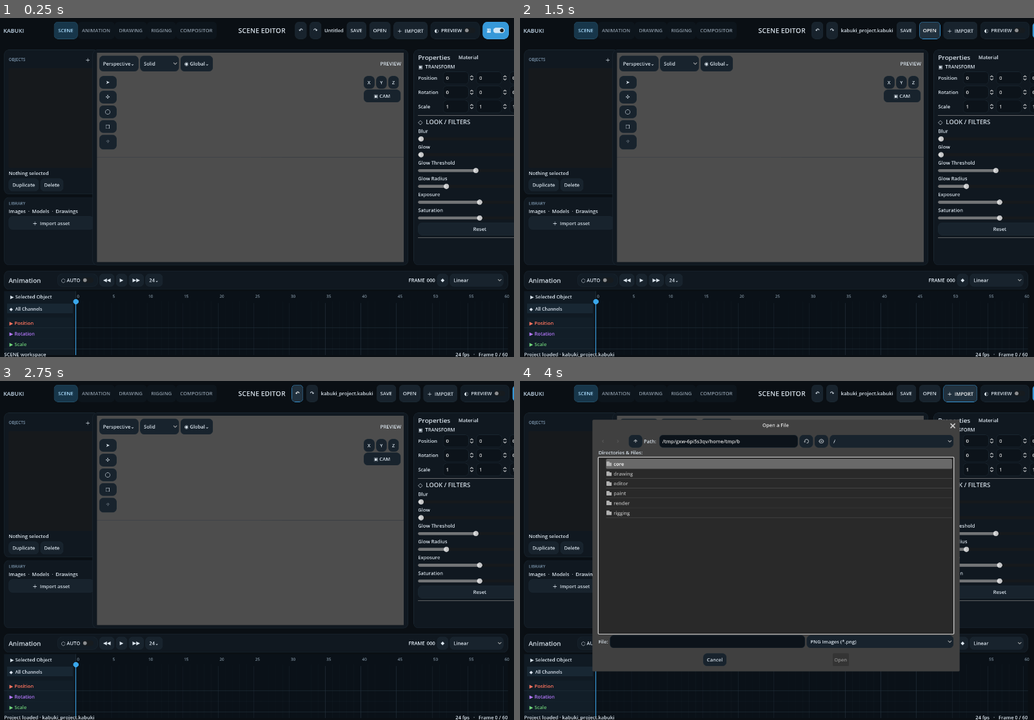
Above: before the commit, frames 1-4 (two rows, left to right).
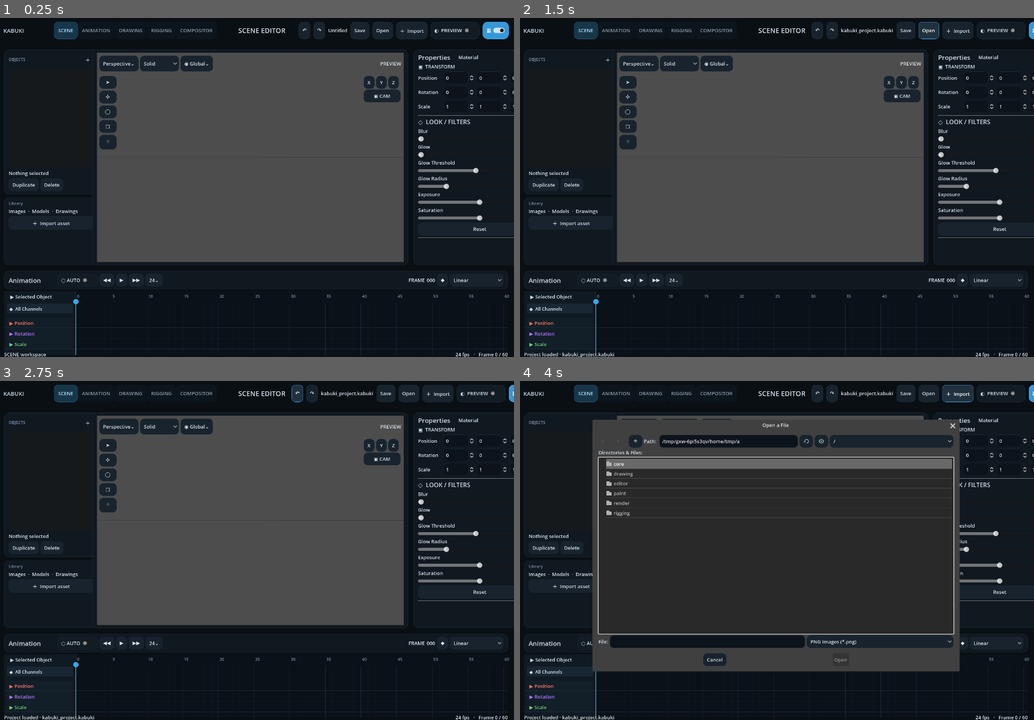
Above: after the commit, the same moments.

Repository: Onnevan/Kabuki
Game: Godot game, scene res://editor/main.tscn
Two runs of this game, one before a commit and one after it. Both use one fixed random seed, a clock stepped at 60 frames per second and the inputs below.
Inputs:
- Up to frame 1 (0.25 s): no input
- Up to frame 2 (1.5 s): click "SAVE" (after the commit: "Save") at 0.5 s; click "OPEN" (after the commit: "Open") at 1.25 s
- Up to frame 3 (2.75 s): click "↶" at 2 s
- Up to frame 4 (4 s): click "↷" at 2.75 s; click "＋ IMPORT" (after the commit: "＋ Import") at 3.5 s

The runs differ from the first frame. In frame 1, 0.4% of the frame differs, in the area x 2-83%, y 1-56%; in frame 2, 0.3%; in frame 3, 0.2%; in frame 4, 0.3%.

Commit message:
Replace prototype typography with calmer product language

Diff:
--- a/editor/main.tscn
+++ b/editor/main.tscn
@@ -62,15 +62,15 @@
 vertical_alignment=1
 [node name="SaveProject" type="Button" parent="TopBar"]
 unique_name_in_owner=true
-text="SAVE"
+text="Save"
 [node name="LoadProject" type="Button" parent="TopBar"]
 unique_name_in_owner=true
-text="OPEN"
+text="Open"
 [node name="Import" type="Button" parent="TopBar"]
-text="＋  IMPORT"
+text="＋  Import"
 [node name="PreviewMode" type="CheckButton" parent="TopBar"]
 unique_name_in_owner=true
-text="◐  PREVIEW"
+text="Preview"
 [node name="GridToggle" type="CheckButton" parent="TopBar"]
 unique_name_in_owner=true
 text="▦"
@@ -90,7 +90,7 @@
 [node name="SceneHead" type="HBoxContainer" parent="LeftPanel/ScenePanel/SceneBox"]
 [node name="Title" type="Label" parent="LeftPanel/ScenePanel/SceneBox/SceneHead"]
 unique_name_in_owner=true
-text="OBJECTS"
+text="Objects"
 theme_override_colors/font_color=Color(0.48,0.58,0.67,1)
 theme_override_font_sizes/font_size=11
 [node name="SceneGrow" type="Control" parent="LeftPanel/ScenePanel/SceneBox/SceneHead"]
@@ -106,7 +106,7 @@
 visible=false
 [node name="PlanesHead" type="HBoxContainer" parent="LeftPanel/ScenePanel/SceneBox/DrawingPlanes"]
 [node name="PlanesTitle" type="Label" parent="LeftPanel/ScenePanel/SceneBox/DrawingPlanes/PlanesHead"]
-text="REFERENCE CANVASES"
+text="Canvases"
 theme_override_colors/font_color=Color(0.48,0.58,0.67,1)
 theme_override_font_sizes/font_size=11
 [node name="PlanesGrow" type="Control" parent="LeftPanel/ScenePanel/SceneBox/DrawingPlanes/PlanesHead"]
@@ -147,12 +147,12 @@
 custom_minimum_size=Vector2(0,150)
 [node name="RiggingBox" type="VBoxContainer" parent="LeftPanel/RiggingPanel"]
 [node name="RiggingTitle" type="Label" parent="LeftPanel/RiggingPanel/RiggingBox"]
-text="PUPPET"
+text="Puppet"
 theme_override_colors/font_color=Color(0.48,0.58,0.67,1)
 theme_override_font_sizes/font_size=11
 [node name="CreateSkeleton" type="Button" parent="LeftPanel/RiggingPanel/RiggingBox"]
 unique_name_in_owner=true
-text="＋  CREATE SKELETON"
+text="＋  Create skeleton"
 tooltip_text="Draw a skeleton directly on the selected artwork; skinning is applied automatically when finished"
 [node name="RiggingHint" type="Label" parent="LeftPanel/RiggingPanel/RiggingBox"]
 text="Tap bones in the viewport to pose"
@@ -174,10 +174,10 @@
 text="SET PARENT"
 [node name="ClearRigParent" type="Button" parent="LeftPanel/RiggingPanel/RiggingBox"]
 unique_name_in_owner=true
-text="REMOVE PARENT"
+text="Remove parent"
 [node name="PivotHere" type="Button" parent="LeftPanel/RiggingPanel/RiggingBox"]
 unique_name_in_owner=true
-text="EDIT PIVOT"
+text="Edit pivot"
 tooltip_text="Move pivot to the current editor orbit pivot without moving visible geometry"
 [node name="BonesSeparator" type="HSeparator" parent="LeftPanel/RiggingPanel/RiggingBox"]
 [node name="AddBone" type="Button" parent="LeftPanel/RiggingPanel/RiggingBox"]
@@ -194,7 +194,7 @@
 custom_minimum_size=Vector2(0,180)
 [node name="Assets" type="VBoxContainer" parent="LeftPanel/AssetsPanel"]
 [node name="AssetsTitle" type="Label" parent="LeftPanel/AssetsPanel/Assets"]
-text="LIBRARY"
+text="Library"
 theme_override_colors/font_color=Color(0.48,0.58,0.67,1)
 theme_override_font_sizes/font_size=11
 [node name="AssetsHint" type="Label" parent="LeftPanel/AssetsPanel/Assets"]
@@ -382,7 +382,7 @@
 tooltip_text="Flood fill"
 [node name="BitmapClear" type="Button" parent="DrawingBar"]
 unique_name_in_owner=true
-text="CLEAR"
+text="Clear"
 tooltip_text="Clear current bitmap"
 [node name="BitmapCommit" type="Button" parent="DrawingBar"]
 unique_name_in_owner=true
